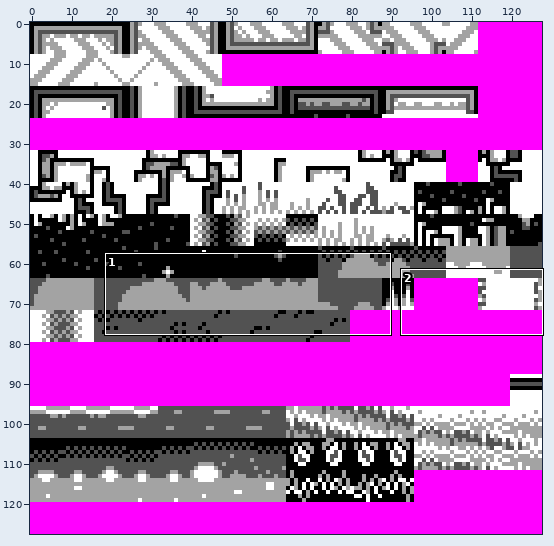
Two states of a sprite sheet, data/tiles.bg.png. The picture above shows the old version from afar; the outline marks the close-up.
Close-up. Old version:
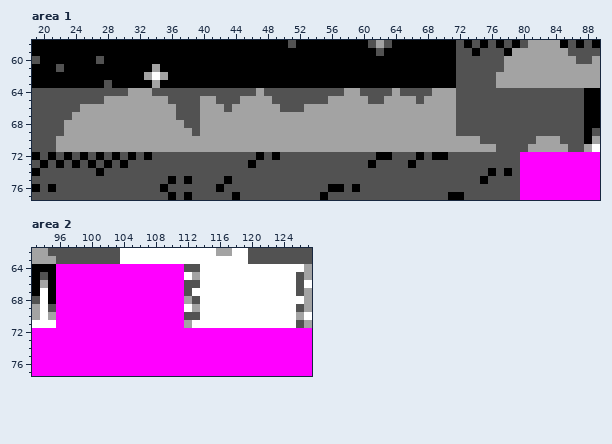
The file is 128x128 pixels. Shown: area 1: x 19..89, y 58..77; area 2: x 93..127, y 62..77.
The result:
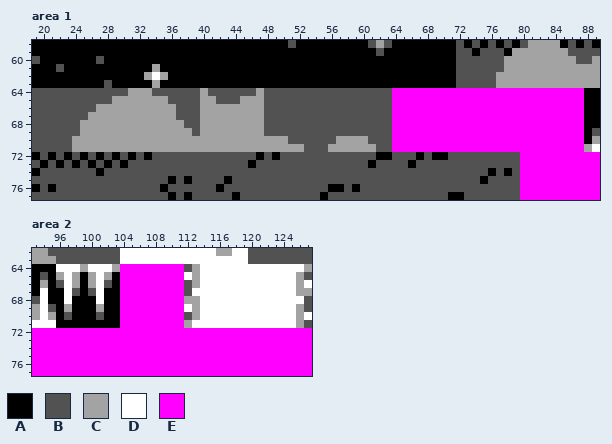
Palette (. is transparent): A #000000  B #525252  C #a3a3a3  D #ffffff  E #ff00ff
Edits made:
{"where": "area 1"}
{"y":64,"x":40,"old":"B","new":"C"}
{"y":64,"x":58,"old":"CC","new":"BB"}
{"y":64,"x":64,"old":"CBBBBCCCBBBBBBBBBBBBBBBB","new":"EEEEEEEEEEEEEEEEEEEEEEEE"}
{"y":65,"x":28,"old":"C","new":"B"}
{"y":65,"x":48,"old":"C","new":"B"}
{"y":65,"x":56,"old":"CCCCC","new":"BBBBB"}
{"y":65,"x":63,"old":"CCCCBCCCCBBBBBBBBBBBBBBBB","new":"BEEEEEEEEEEEEEEEEEEEEEEEE"}
{"y":66,"x":25,"old":"CC","new":"BB"}
{"y":66,"x":43,"old":"B","new":"C"}
{"y":66,"x":48,"old":"CC","new":"BB"}
{"y":66,"x":53,"old":"CCCCCCCCCCCCCCCCCCCBBBBBBBBBBBBBBBB","new":"BBBBBBBBBBBEEEEEEEEEEEEEEEEEEEEEEEE"}
{"y":67,"x":24,"old":"CC","new":"BB"}
{"y":67,"x":48,"old":"CCCCCCCCCCCCCCCCCCCCCCCCBBBBBBBBBBBBBBBB","new":"BBBBBBBBBBBBBBBBEEEEEEEEEEEEEEEEEEEEEEEE"}
{"y":68,"x":23,"old":"CC","new":"BB"}
{"y":68,"x":48,"old":"CCCCCCCCCCCCCCCCCCCCCCCCBBBBBBBBBBBBBBBB","new":"BBBBBBBBBBBBBBBBEEEEEEEEEEEEEEEEEEEEEEEE"}
{"y":69,"x":23,"old":"CC","new":"BB"}
{"y":69,"x":48,"old":"CCCCCCCCCCCCCCCCCCCCCCCCBBBBBBBBBBBBBBBB","new":"BBBBBBBBBBBBBBBBEEEEEEEEEEEEEEEEEEEEEEEE"}
{"y":70,"x":22,"old":"CC","new":"BB"}
{"y":70,"x":51,"old":"CCCCCC","new":"BBBBBB"}
{"y":70,"x":61,"old":"CCCCCCCCCCCCCCBBBBBBBCCCBBB","new":"BBBEEEEEEEEEEEEEEEEEEEEEEEE"}
{"y":71,"x":22,"old":"CC","new":"BB"}
{"y":71,"x":53,"old":"CCC","new":"BBB"}
{"y":71,"x":62,"old":"CCCCCCCCCCCCCCCBBBBCCCCCBB","new":"BBEEEEEEEEEEEEEEEEEEEEEEEE"}
{"where": "area 2"}
{"y":64,"x":96,"old":"EEEEEEEE","new":"DDDCDDDC"}
{"y":64,"x":113,"old":"B","new":"C"}
{"y":65,"x":96,"old":"EEEEEEEE","new":"CDCACDCA"}
{"y":65,"x":126,"old":"BC","new":"CB"}
{"y":66,"x":96,"old":"EEEEEEEE","new":"BDCACDBA"}
{"y":66,"x":113,"old":"B","new":"C"}
{"y":66,"x":126,"old":"B","new":"C"}
{"y":67,"x":96,"old":"EEEEEEEE","new":"ADBABDAA"}
{"y":67,"x":126,"old":"B","new":"C"}
{"y":68,"x":96,"old":"EEEEEEEE","new":"ADAAADAA"}
{"y":68,"x":113,"old":"B","new":"C"}
{"y":68,"x":127,"old":"C","new":"B"}
{"y":69,"x":96,"old":"EEEEEEEE","new":"ACAAACAA"}
{"y":69,"x":126,"old":"BC","new":"CB"}
{"y":70,"x":96,"old":"EEEEEEEE","new":"ABAAABAA"}
{"y":70,"x":113,"old":"B","new":"C"}
{"y":71,"x":96,"old":"EEEEEEEE","new":"AAAAAAAA"}
{"y":71,"x":126,"old":"BC","new":"CB"}
{"label":"changed","picture_box":[200,88,584,152]}
{"label":"changed","picture_box":[56,96,112,152]}
{"label":"changed","picture_box":[56,264,120,328]}
{"label":"changed","picture_box":[192,264,200,320]}
{"label":"changed","picture_box":[296,272,312,328]}
